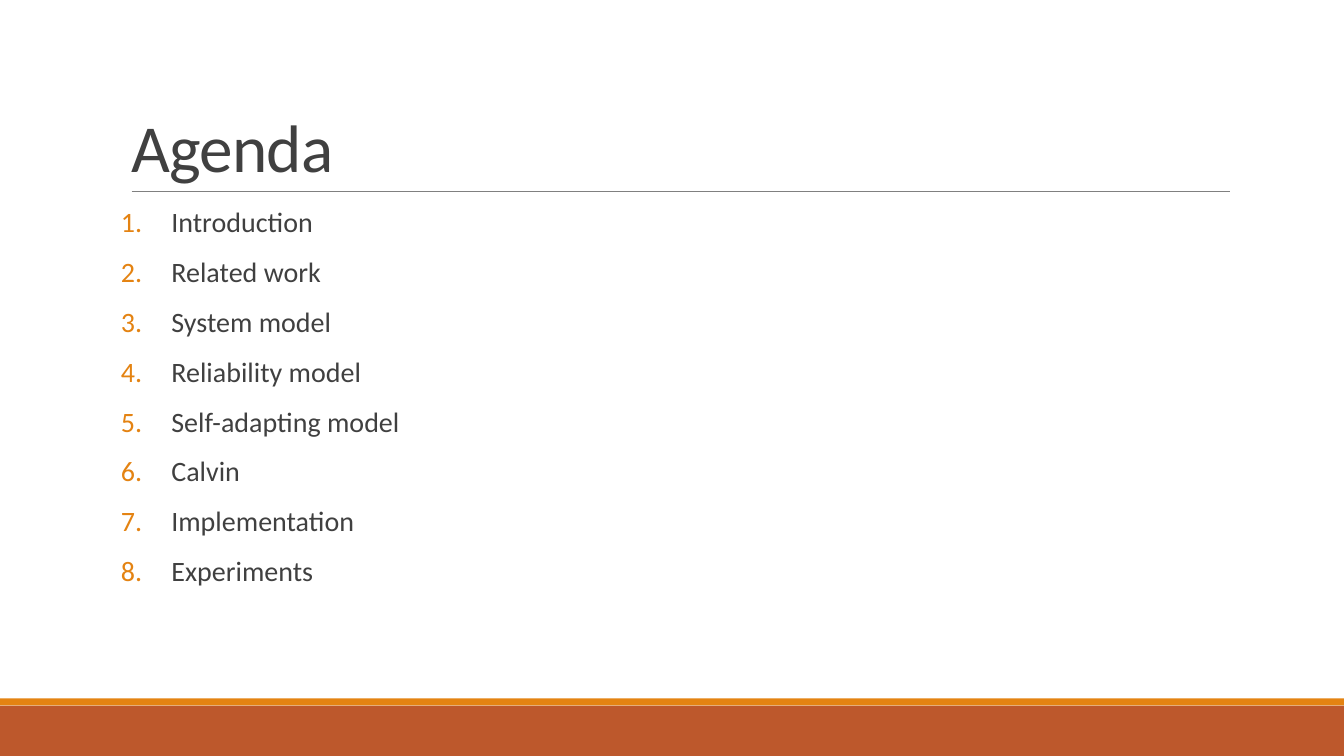
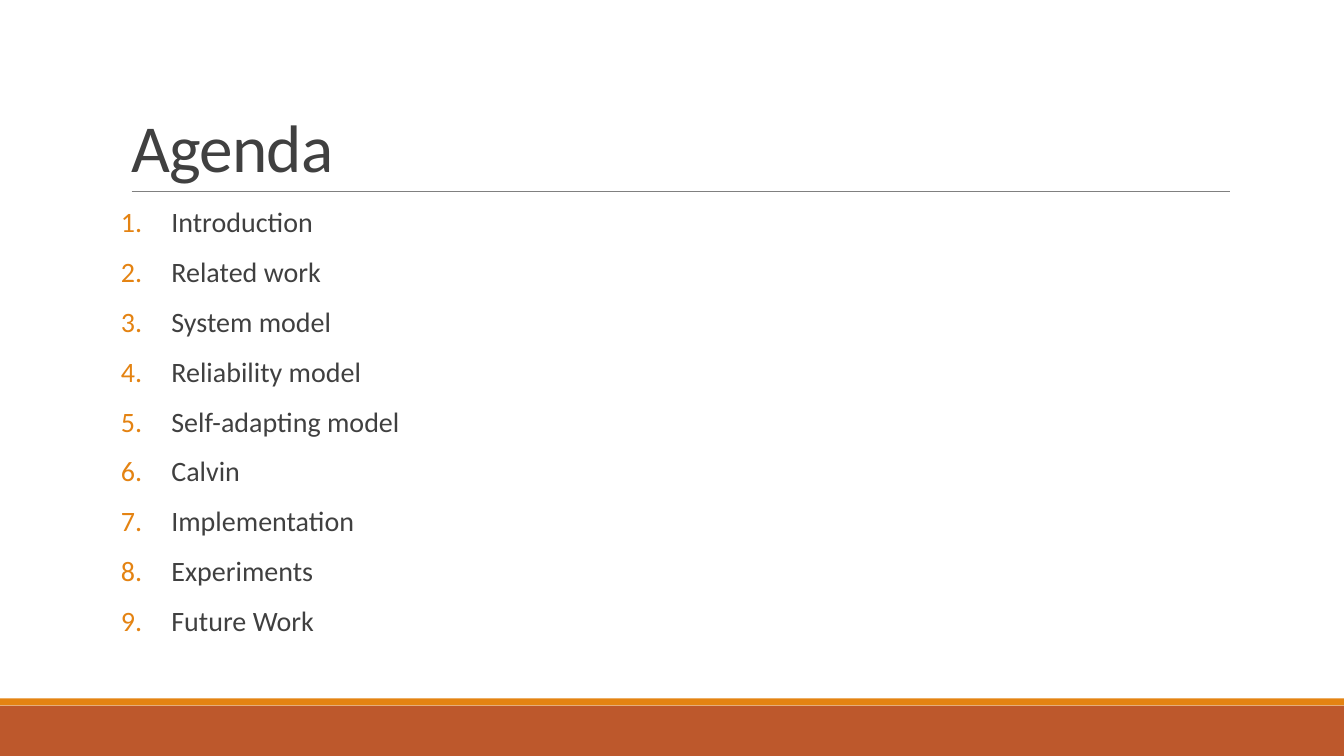
Before and after one commit to PStahl/master_thesis, a slide deck: slide 2 of presentation/presentation.pptx. Drawn at 1344x756 pixels with LibreOffice and Linux fonts; fonts in the diff are those of the drawing. Boxes give left, top, right and bottom in pixels: in the first picture for what was removed or moved away, otherwise in the second. Text is boxed around its words. In the diff, an @@ line names an element or a change of style, - is before the commit and + after.

```diff
--- a/presentation/presentation.pptx
+++ b/presentation/presentation.pptx
@@ text at [171,611,314,631]: paragraph added @@
+9. Future Work
```
Also in this commit, not shown: 1 other slide changed.
